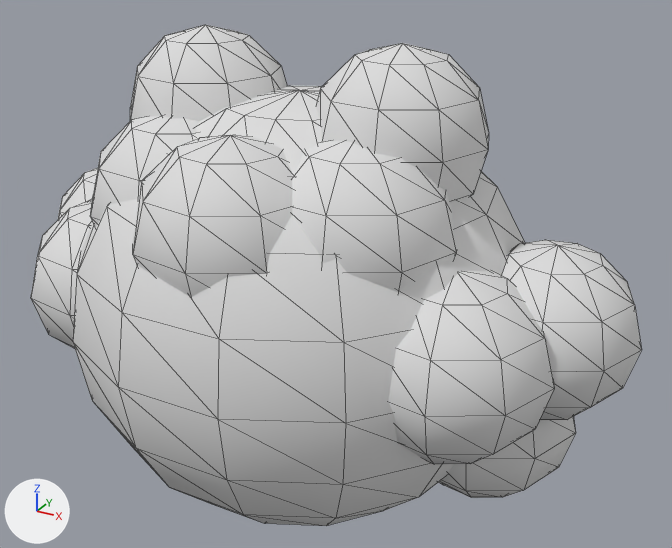
An edit to the glTF model apps/desktop/renderer/src/assets/characters/hair_09.glb, drawn before and after from the same camera.
The view is the same before and after, from a 50 mm lens placed at (0.858, -1.386, 0.949), pointed at (0.051, 0.082, 0.215). The axes (+X, +Y, +Z) are drawn at lower left. The lights are the same throughout. The picture after the commit comes second. Mesh edges are drawn as thin lines. Vertices at exactly the same position are counted once.

In view in the first picture: 'hair_09'.
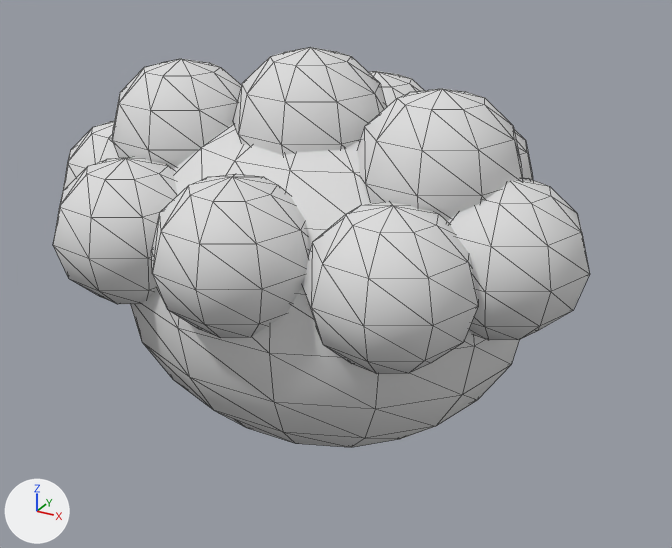
Commit message: feat(character): refine rejected hair silhouettes

Location of each change, [x1, y1, x2, y2] in pixels of the pictures (672 x 548 px; the box of a moved part takes in the faces that stretch with it):
'hair_09', reshaped, moved, rescaled (12% narrower, 20% shorter): before [31, 25, 642, 526]; after [53, 47, 590, 448]
part 1 of me_hair_09, added: after [130, 123, 519, 448]
part 2 of me_hair_09, added: after [53, 157, 178, 304]
part 3 of me_hair_09, added: after [151, 174, 310, 338]
part 4 of me_hair_09, added: after [302, 202, 478, 374]
part 5 of me_hair_09, added: after [62, 121, 119, 193]
part 6 of me_hair_09, added: after [447, 178, 590, 340]
part 7 of me_hair_09, added: after [112, 59, 241, 169]
part 8 of me_hair_09, moved or reshaped: before [133, 135, 292, 297]; after [233, 47, 386, 155]
part 9 of me_hair_09, added: after [357, 88, 523, 221]
part 10 of me_hair_09, added: after [514, 129, 533, 180]
part 11 of me_hair_09, moved or reshaped (not visible before): after [369, 71, 424, 107]
part 12 of me_hair_09, deleted: before [31, 25, 642, 526]

The edits, one by one:
me_hair_09 is used by ob_hair_09; location (0.005, 0.04, 0.21); scale (0.635, 0.635, 0.635).
me_hair_09 had 927 vertices, 1782 faces and spanned x -1.0..1.0, y -0.68..0.68, z -0.74..0.74.
me_hair_09 now has 645 vertices, 1242 faces and spans x -1.0..1.0, y -0.76..0.76, z -0.72..0.72.
me_hair_09 part 1: a new loose piece, a UV sphere (14 segments, 10 rings, poles along z) spanning x -0.8..0.78, y -0.58..0.67, z -0.72..0.52, in mat_hair (light grey #dddddd).
me_hair_09 part 2: a new loose piece, a UV sphere (9 segments, 6 rings, poles along z) spanning x -0.76..-0.23, y -0.66..-0.12, z -0.14..0.38, in mat_hair (light grey #dddddd).
me_hair_09 part 3: a new loose piece, a UV sphere (9 segments, 6 rings, poles along z) spanning x -0.27..0.27, y -0.76..-0.21, z -0.1..0.41, in mat_hair (light grey #dddddd).
me_hair_09 part 4: a new loose piece, a UV sphere (9 segments, 6 rings, poles along z) spanning x 0.23..0.76, y -0.66..-0.12, z -0.14..0.38, in mat_hair (light grey #dddddd).
me_hair_09 part 5: a new loose piece, a UV sphere (9 segments, 6 rings, poles along z) spanning x -1.0..-0.47, y -0.37..0.17, z -0.1..0.41, in mat_hair (light grey #dddddd).
me_hair_09 part 6: a new loose piece, a UV sphere (9 segments, 6 rings, poles along z) spanning x 0.47..1.0, y -0.37..0.17, z -0.1..0.41, in mat_hair (light grey #dddddd).
me_hair_09 part 7: a new loose piece, a UV sphere (9 segments, 6 rings, poles along z) spanning x -0.76..-0.23, y -0.34..0.21, z 0.14..0.65, in mat_hair (light grey #dddddd).
me_hair_09 part 8: the loose piece of 47 vertices spanning x -0.27..0.28, y -0.63..-0.07, z 0.0..0.54 is moved by (0.0, 0.34, 0.2).
me_hair_09 part 9: a new loose piece, a UV sphere (9 segments, 6 rings, poles along z) spanning x 0.23..0.76, y -0.34..0.21, z 0.14..0.65, in mat_hair (light grey #dddddd).
me_hair_09 part 10: a new loose piece, a UV sphere (9 segments, 6 rings, poles along z) spanning x 0.14..0.67, y 0.1..0.65, z -0.03..0.49, in mat_hair (light grey #dddddd).
me_hair_09 part 11: the loose piece of 47 vertices spanning x -0.27..0.28, y -0.63..-0.07, z -0.31..0.22 is moved by (0.0, 0.83, 0.35).
me_hair_09 part 12: 16 loose pieces with 833 vertices, spanning x -1.0..1.0, y -0.68..0.68, z -0.74..0.74, are deleted.
Other edits to the shape of me_hair_09 do not show in these pictures.
Object 'hair_09' (ob_hair_09) moves from (0.005, 0.04, 0.21) to (0.005, 0.085, 0.255).
Object 'hair_09' (ob_hair_09) is rescaled from (0.635, 0.635, 0.635) to (0.545, 0.545, 0.545).
